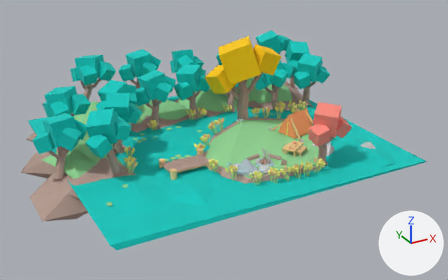
One commit to the glTF model models/camp.glb: the scene before it, then after it.
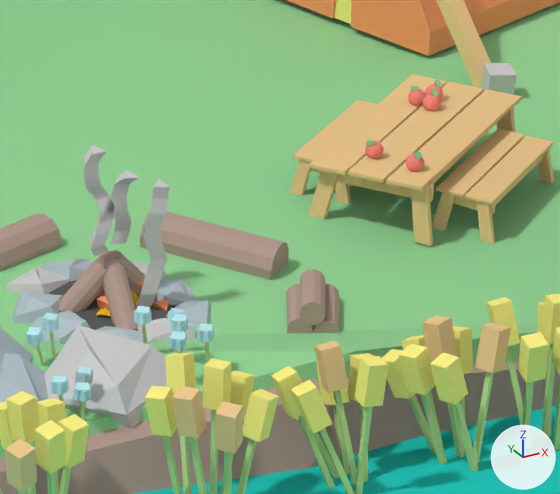
There are two pictures of each version: one whole from a camera (50 mm lens) standing at (-3.35, -5.89, 2.85) and looking at (-0.15, -0.06, -0.06), one close up on the part from 57% to 69% of the width and 48% to 65% of the height. Arrows for +X, +Y and +Z are at lower right; the lights stay in place. Where no turn or scale is listed for an object, it has been applied to the vertices.

In view in the first close-up: 'Smoke1', 'Smoke2', 'Smoke3', 'group1545068493', 'group1613210848', 'group176447540', 'group1832030168', 'group1936895037', 'group1996960513', 'group2111755826', 'group2142730587', 'group588255218', 'group919541687', 'island', 'water_flat'.
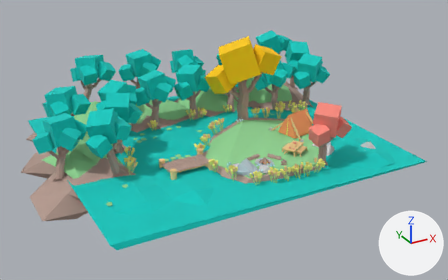
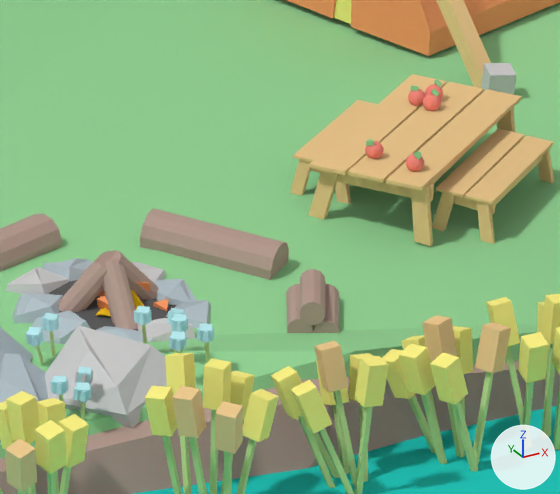
Pixel boxes [x1, y1, x2, y2] of what changed, in the close-ups (560 x 494 px):
'Smoke3', deleted: before [135, 178, 170, 307]
'Smoke1', deleted: before [84, 145, 115, 256]
'Smoke2', deleted: before [110, 170, 139, 244]

Diff of the bpy script that builds the scene:
```diff
--- a/models/camp.glb.py
+++ b/models/camp.glb.py
@@ ob_smoke1 @@
-ob_smoke1 = bpy.data.objects.new('Smoke1', me_group1287028882)
-ob_smoke1.location = (-0.063, -0.778, 0.048)
@@ ob_smoke2 @@
-ob_smoke2 = bpy.data.objects.new('Smoke2', me_group1428317787)
-ob_smoke2.location = (-0.023, -0.763, 0.027)
@@ ob_smoke3 @@
-ob_smoke3 = bpy.data.objects.new('Smoke3', me_group1121629105)
-ob_smoke3.location = (-0.016, -0.816, 0.003)
```
